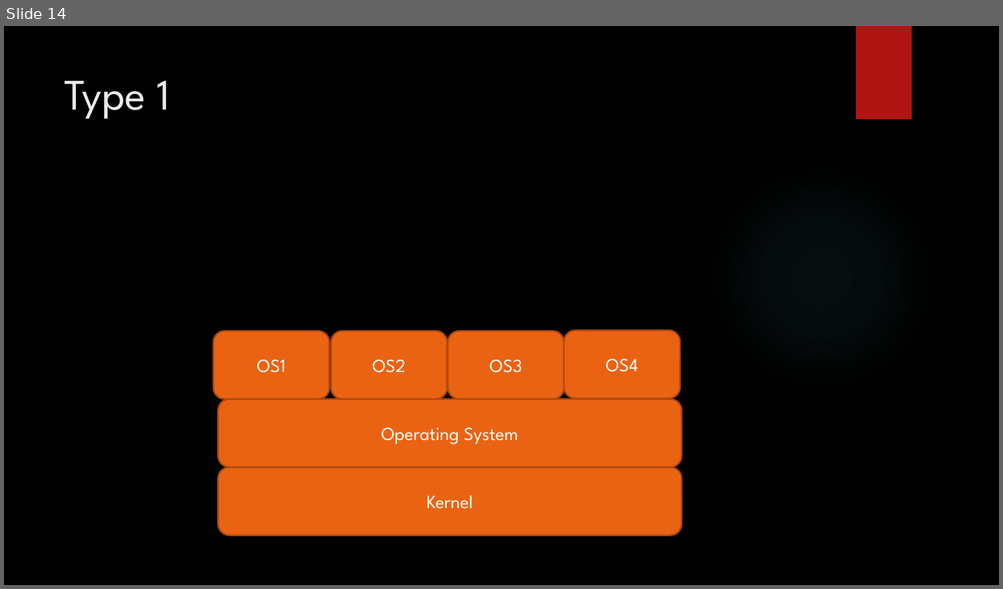
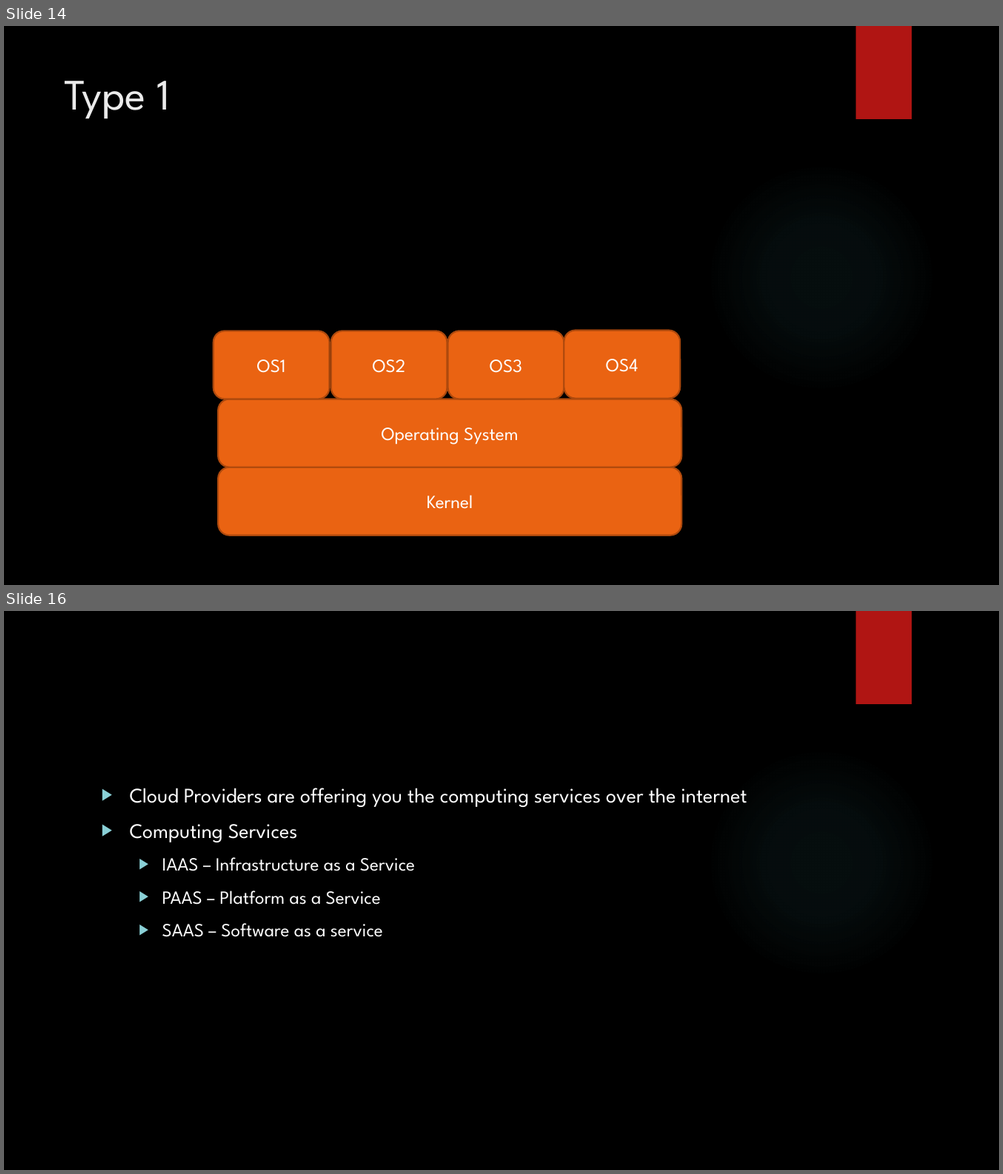
Before and after one commit to karthick1808/DW001, a slide deck: Cloud Basics.pptx. Shown one above the other, each under a label of ours: slide 14 before the commit, slides 14 and 16 after it; the slides between them are not shown. The pictures are 1003x589 and 1003x1174 pixels, drawn with LibreOffice and Linux fonts; fonts in the diff are those of the drawing; background and template pictures are left out. Boxes give left, top, right and bottom in pixels: in the first picture for what was removed or moved away, otherwise in the second. Text is boxed around its words. In the diff, an @@ line names an element or a change of style, - is before the commit and + after.

```diff
--- a/Cloud Basics.pptx
+++ b/Cloud Basics.pptx
@@ slide 16 added at (4, 611, 999, 1170), background picture (left out); not listed: 2 template elements that a slide beside it also shows @@
@@ text added at (130, 788, 747, 937), 20 pt, text #FFFFFF @@
+▶ Cloud Providers are offering you the computing services over the internet
+▶ Computing Services
+  ▶ IAAS – Infrastructure as a Service
+  ▶ PAAS – Platform as a Service
+  ▶ SAAS – Software as a service
```
Also in this commit, not shown: 2 slides changed, 7 other slides added.
